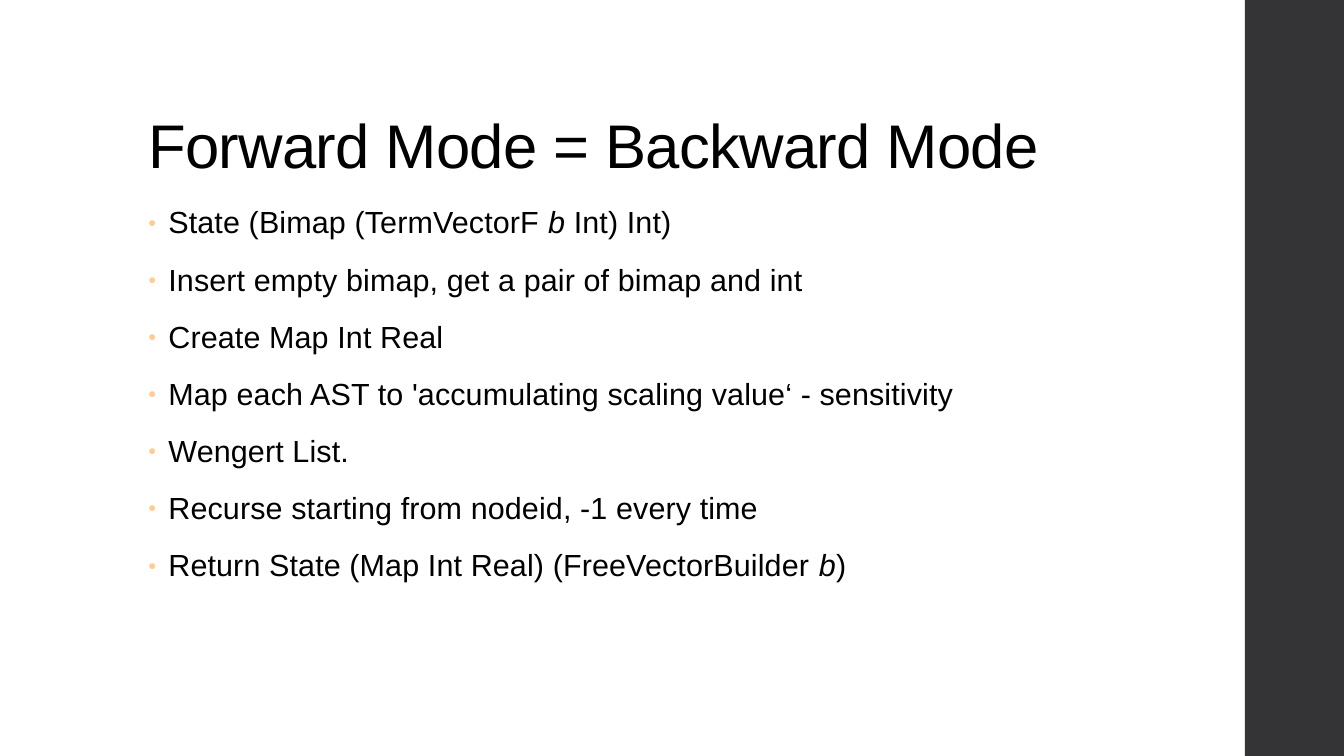
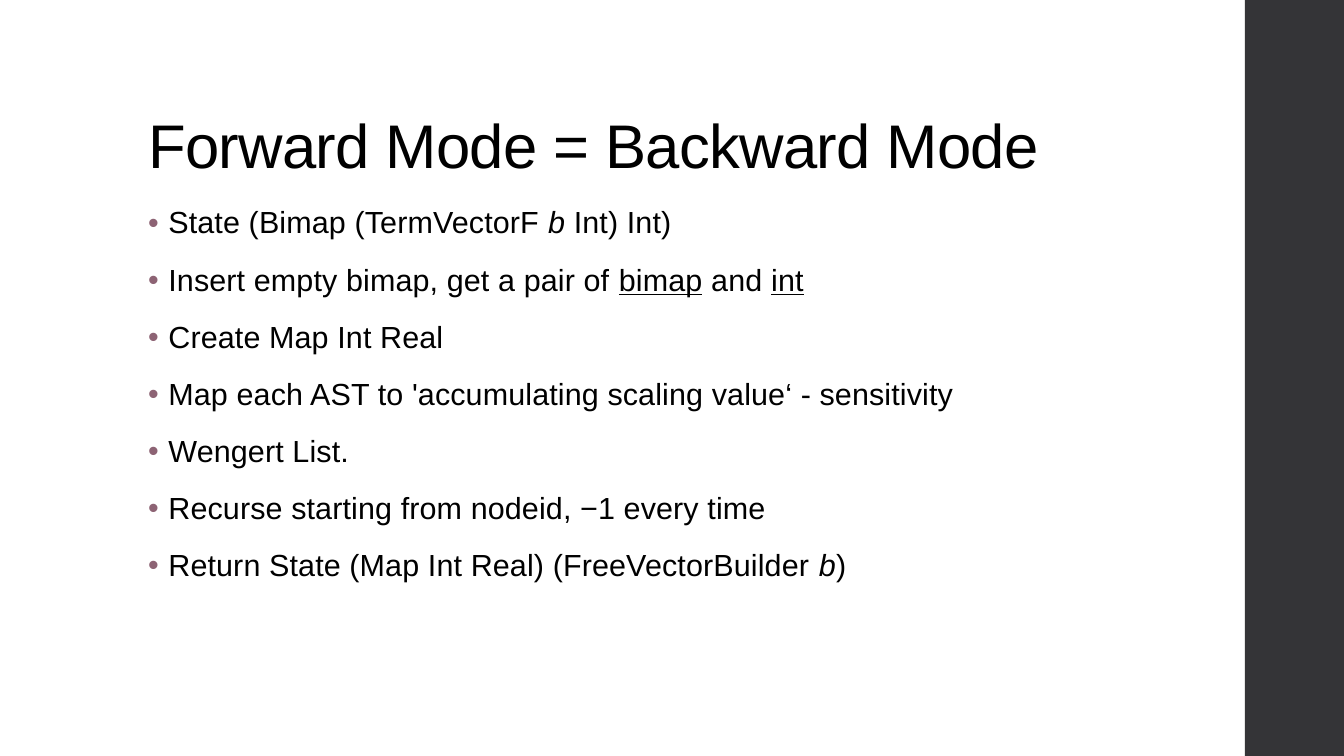
Before and after one commit to ThoughtWorksInc/DeepDarkFantasy, a slide deck: slide 30 of Talk.pptx. Drawn at 1344x756 pixels with LibreOffice and Linux fonts; fonts in the diff are those of the drawing. Boxes give left, top, right and bottom in pixels: in the first picture for what was removed or moved away, otherwise in the second. Text is boxed around its words. In the diff, an @@ line names an element or a change of style, - is before the commit and + after.

```diff
--- a/Talk.pptx
+++ b/Talk.pptx
@@ text at (168, 211, 953, 582): underline on in "bimap int"; bullet ● to •; bullet colour #FFCC99 to #8D6374 @@
@@ text at (168, 497, 765, 525): text changed @@
-● Recurse starting from nodeid, -1 every time
+• Recurse starting from nodeid, −1 every time
```
Also in this commit, not shown: 38 other slides changed.
